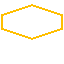
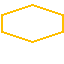
Layer changes from the first 64 x 64 image to the second:
painted on "Layer" over [1, 4, 64, 43]
